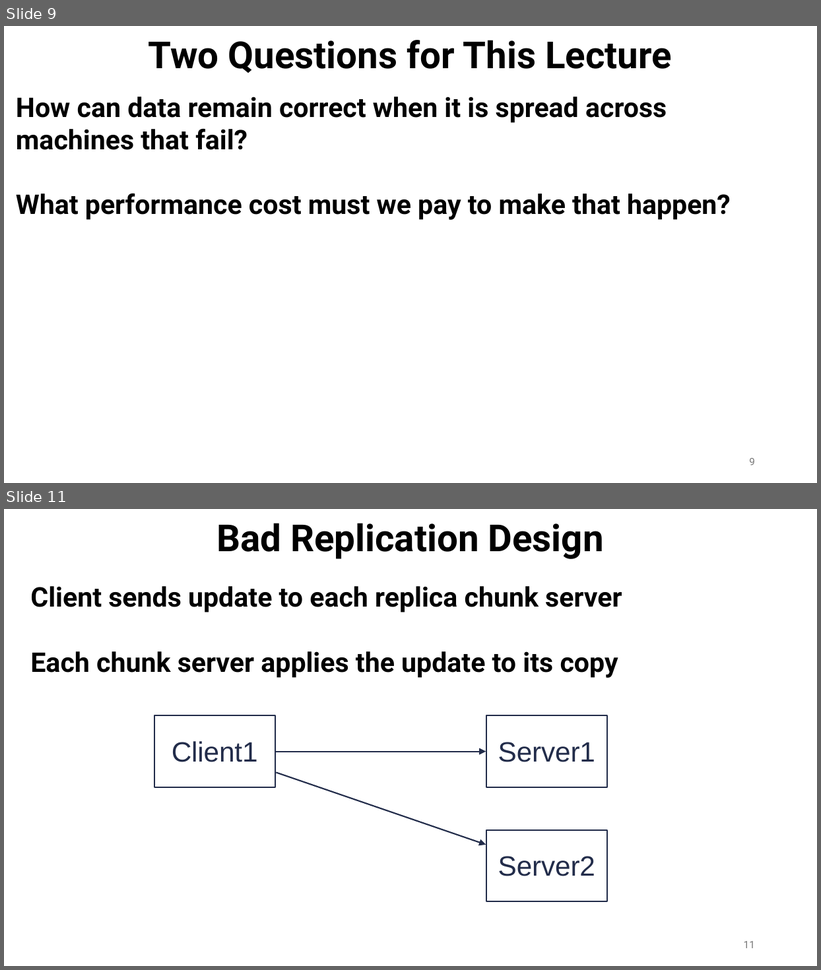
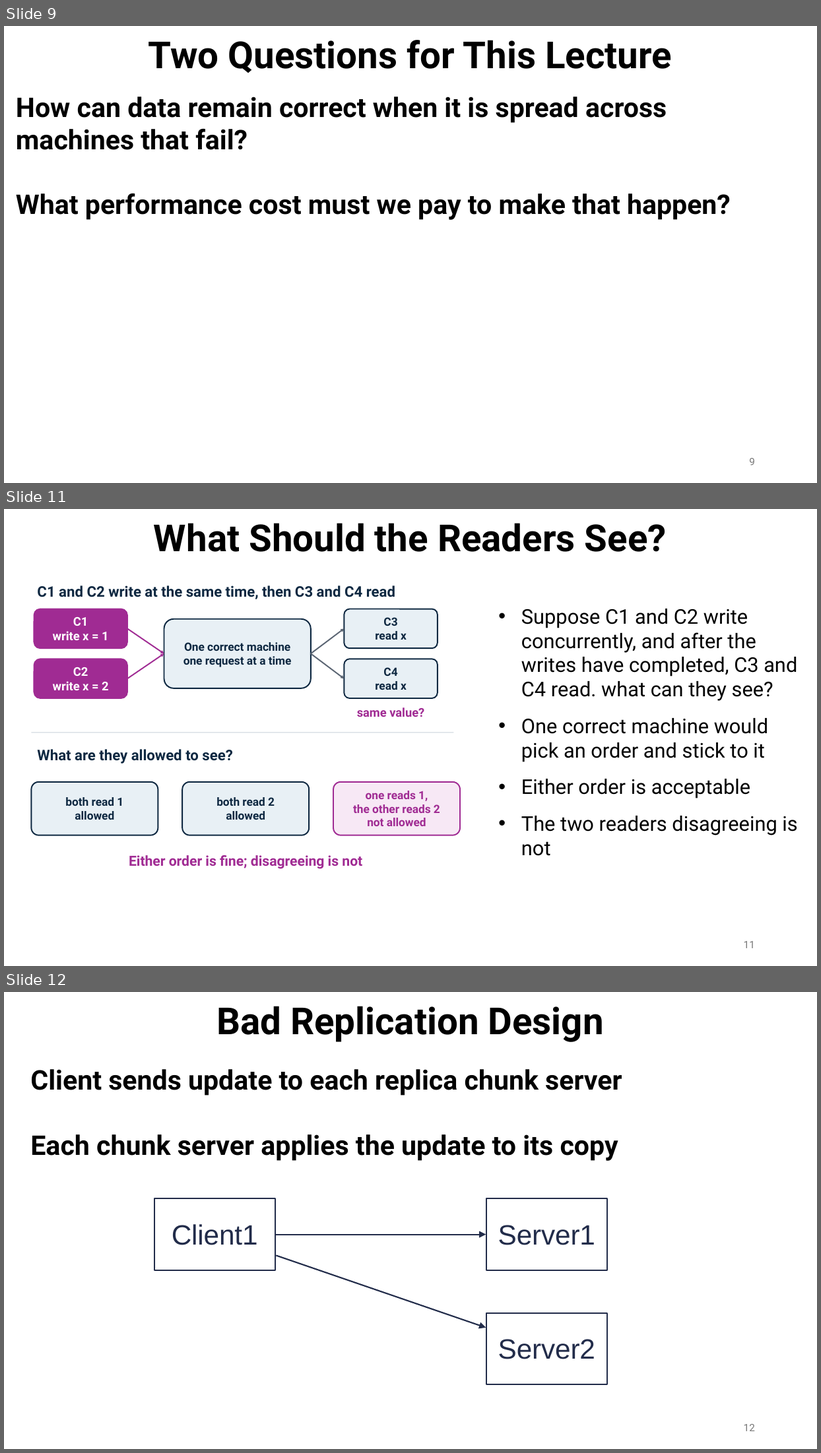
Before and after one commit to ec528/ec528.github.io, a slide deck: slides/fall26/4-gfs.pptx. Shown one above the other, each under a label of ours: slides 9 and 11 before the commit, slides 9, 11 and 12 after it; the slides between them are not shown. The pictures are 821x970 and 821x1453 pixels, drawn with LibreOffice and Linux fonts; fonts in the diff are those of the drawing. Boxes give left, top, right and bottom in pixels: in the first picture for what was removed or moved away, otherwise in the second. Text is boxed around its words. In the diff, an @@ line names an element or a change of style, - is before the commit and + after.

```diff
--- a/slides/fall26/4-gfs.pptx
+++ b/slides/fall26/4-gfs.pptx
@@ slide 11 added at (4,509,817,966), background #FFFFFF @@
@@ title added at (154,523,667,552), 44 pt, text #000000, bold @@
+What Should the Readers See?
@@ text added at (37,586,395,599), 17.2 pt, text #0E2841, bold @@
+C1 and C2 write at the same time, then C3 and C4 read
@@ rounded rectangle added at (34,609,127,649), fill #A02B93, outline #A02B93 1.5 pt, 14.2 pt, text #FFFFFF, bold @@
+C1
+write x = 1
@@ rounded rectangle added at (164,619,311,689), fill #E8F0F5, outline #0E2841 1.5 pt, 13.5 pt, text #0E2841, bold @@
+One correct machine
+one request at a time
@@ rounded rectangle added at (345,609,438,649), fill #E8F0F5, outline #0E2841 1.5 pt, 13.5 pt, text #0E2841, bold @@
+C3
+read x
@@ text added at (521,609,797,856), 24 pt, text #000000 @@
+• Suppose C1 and C2 write concurrently, and after the writes have completed, C3 and C4 read. what can they see?
+• One correct machine would pick an order and stick to it
+• Either order is acceptable
+• The two readers disagreeing is not
@@ arrow added from (127, 628) to (164, 654), #A02B93 1.5 pt @@
@@ arrow added from (311, 654) to (345, 628), #5B6573 1.5 pt @@
@@ rounded rectangle added at (34,659,127,698), fill #A02B93, outline #A02B93 1.5 pt, 14.2 pt, text #FFFFFF, bold @@
+C2
+write x = 2
@@ arrow added from (127, 679) to (164, 654), #A02B93 1.5 pt @@
@@ arrow added from (311, 654) to (345, 679), #5B6573 1.5 pt @@
@@ rounded rectangle added at (345,659,438,698), fill #E8F0F5, outline #0E2841 1.5 pt, 13.5 pt, text #0E2841, bold @@
+C4
+read x
@@ text added at (357,708,424,717), 14.2 pt, text #A02B93, bold @@
+same value?
@@ line added from (32, 733) to (454, 733), #C9D1D9 0.75 pt @@
@@ text added at (37,749,232,764), 17.2 pt, text #0E2841, bold @@
+What are they allowed to see?
@@ rounded rectangle added at (32,782,158,835), fill #E8F0F5, outline #0E2841 1.5 pt, 13.5 pt, text #0E2841, bold @@
+both read 1
+allowed
@@ rounded rectangle added at (182,782,309,835), fill #E8F0F5, outline #0E2841 1.5 pt, 13.5 pt, text #0E2841, bold @@
+both read 2
+allowed
@@ rounded rectangle added at (333,782,460,835), fill #F7E8F5, outline #A02B93 1.5 pt, 13.5 pt, text #A02B93, bold @@
+one reads 1,
+the other reads 2
+not allowed
@@ text added at (129,855,362,869), 16.5 pt, text #A02B93, bold @@
+Either order is fine; disagreeing is not
@@ page number added at (744,941,755,949), 12 pt, text #797979 @@
+11
@@ what was slide 11 is now slide 12 @@
@@ page number at (744,1424,755,1432): text changed @@
-11
+12
```
Also in this commit, not shown: 1 slide changed, 1 other slide added.
